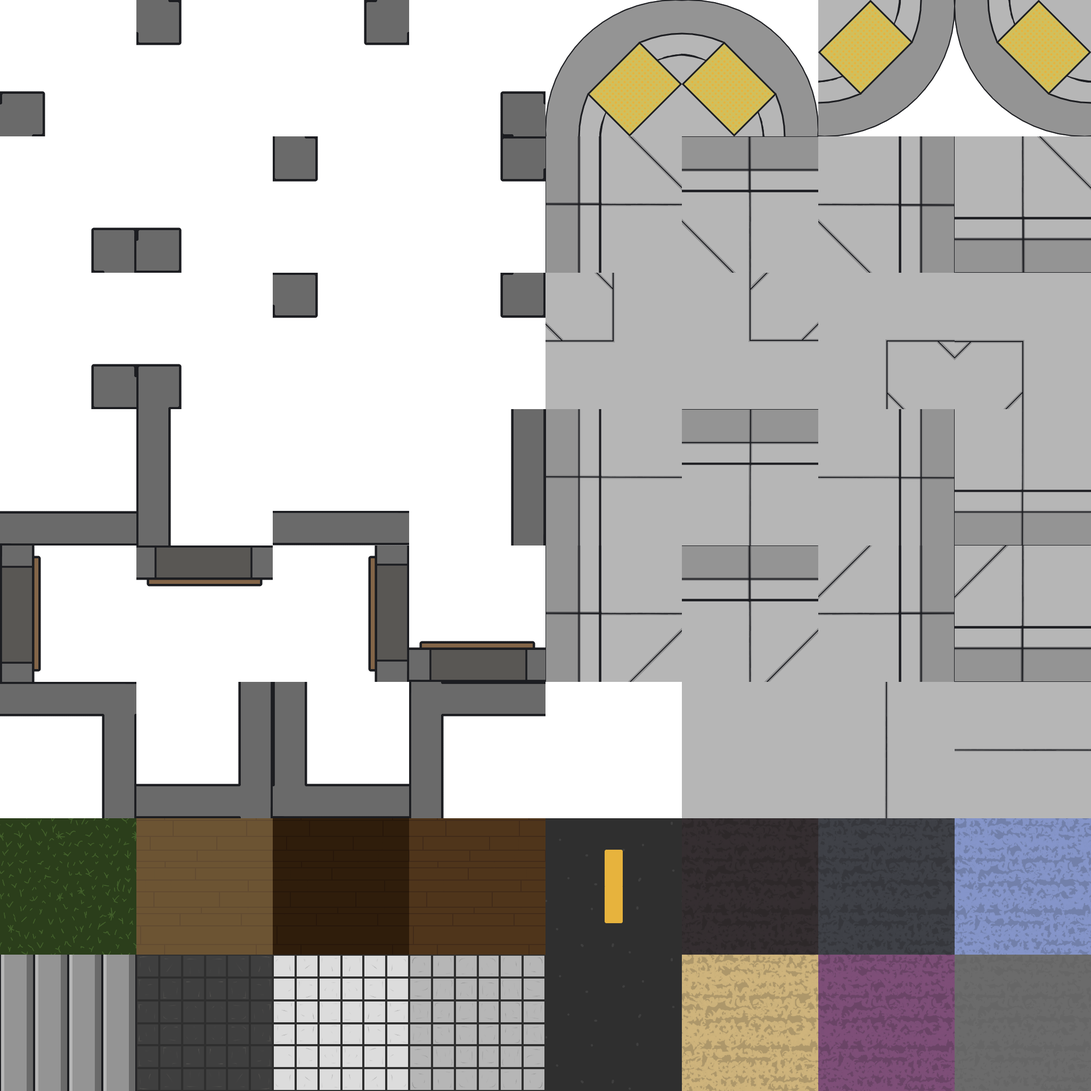
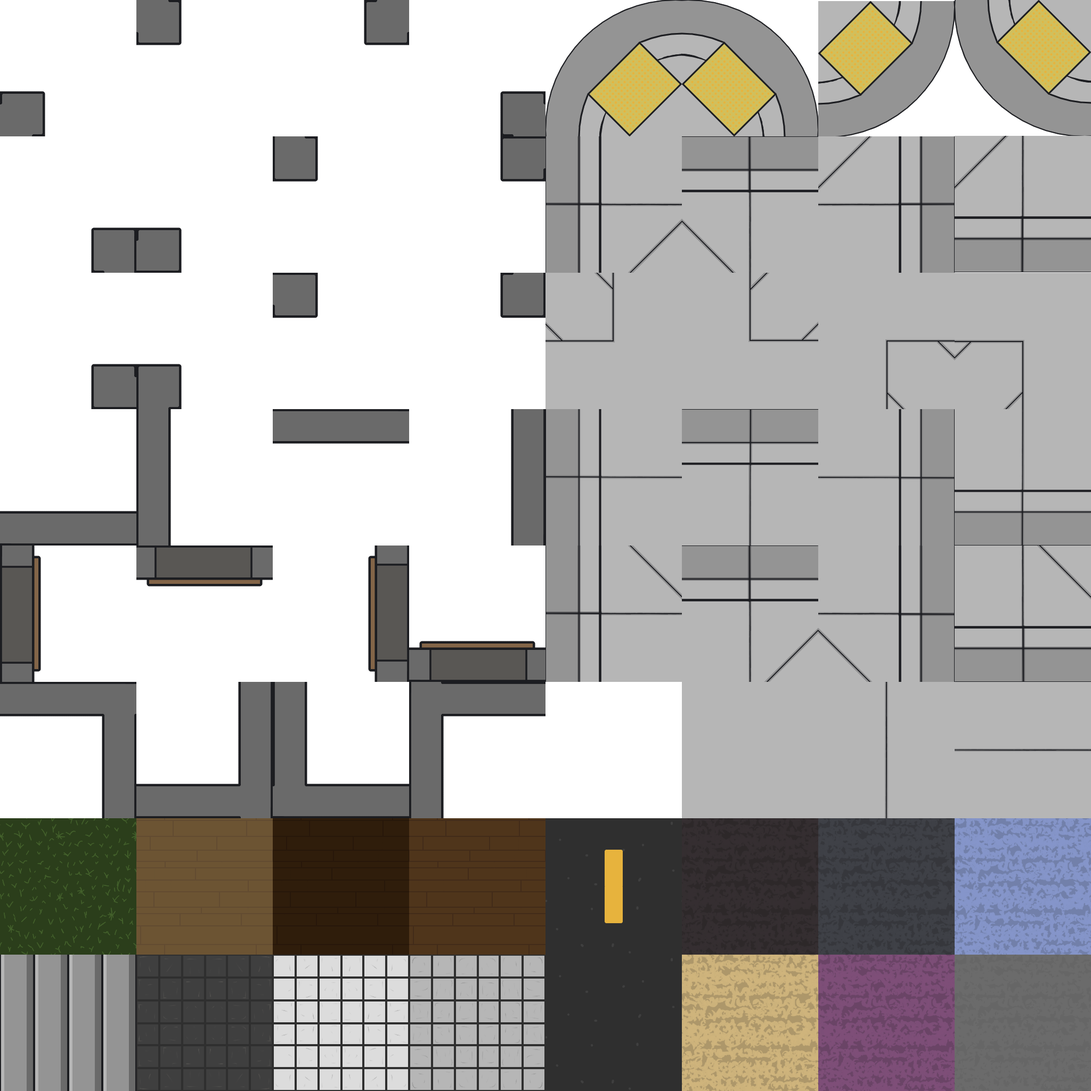
Layers edited between the first and the second 1091px x 1091px image:
pixels changed over [272, 0, 1091, 683] (layer not identified)
